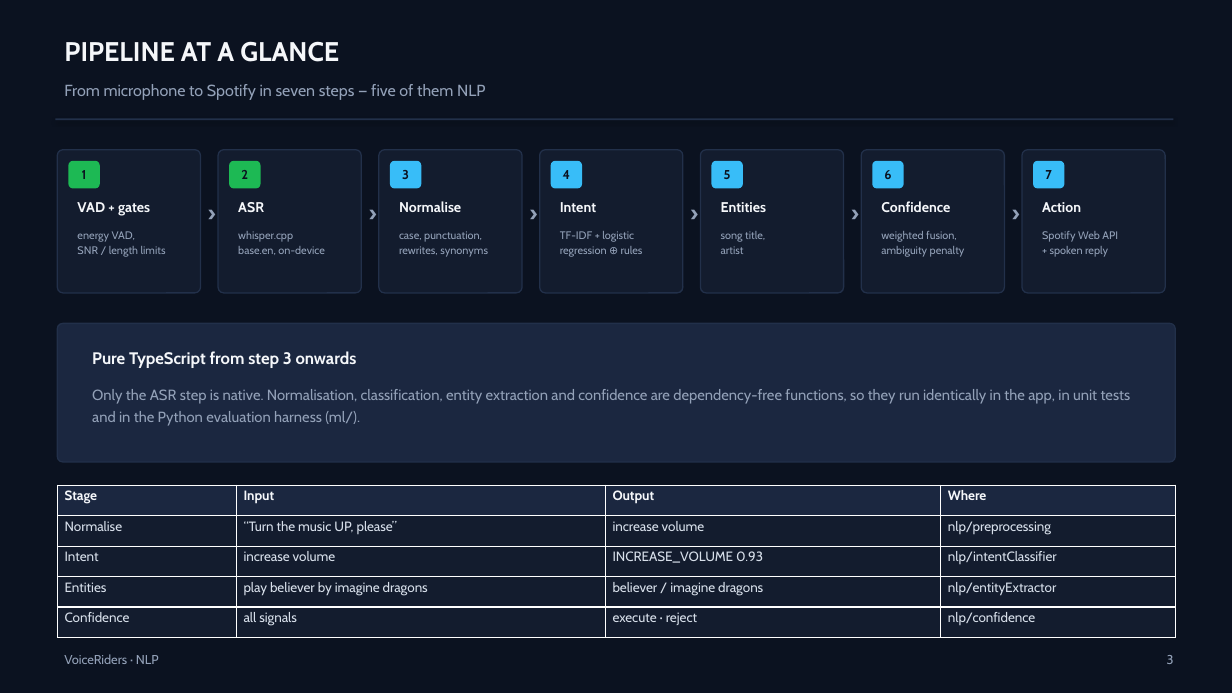
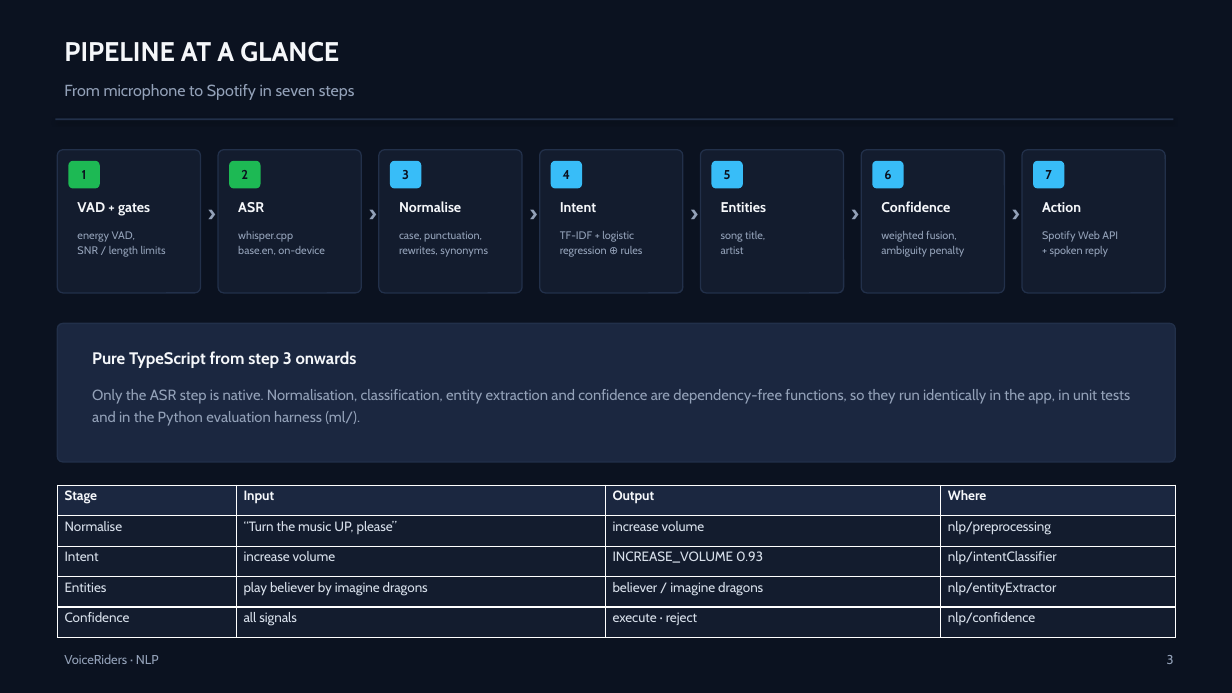
Before and after one commit to ishaanduddi/VoiceRide, a slide deck: slide 3 of presentation/VoiceRiders-NLP-Presentation.pptx. Drawn at 1232x693 pixels with LibreOffice and Linux fonts; fonts in the diff are those of the drawing. Boxes give left, top, right and bottom in pixels: in the first picture for what was removed or moved away, otherwise in the second. Text is boxed around its words. In the diff, an @@ line names an element or a change of style, - is before the commit and + after.

```diff
--- a/presentation/VoiceRiders-NLP-Presentation.pptx
+++ b/presentation/VoiceRiders-NLP-Presentation.pptx
@@ text at bbox=[64, 84, 355, 100]: text changed @@
-From microphone to Spotify in seven steps — five of them NLP
+From microphone to Spotify in seven steps
```
Also in this commit, not shown: 3 other slides changed, 3 other files.
